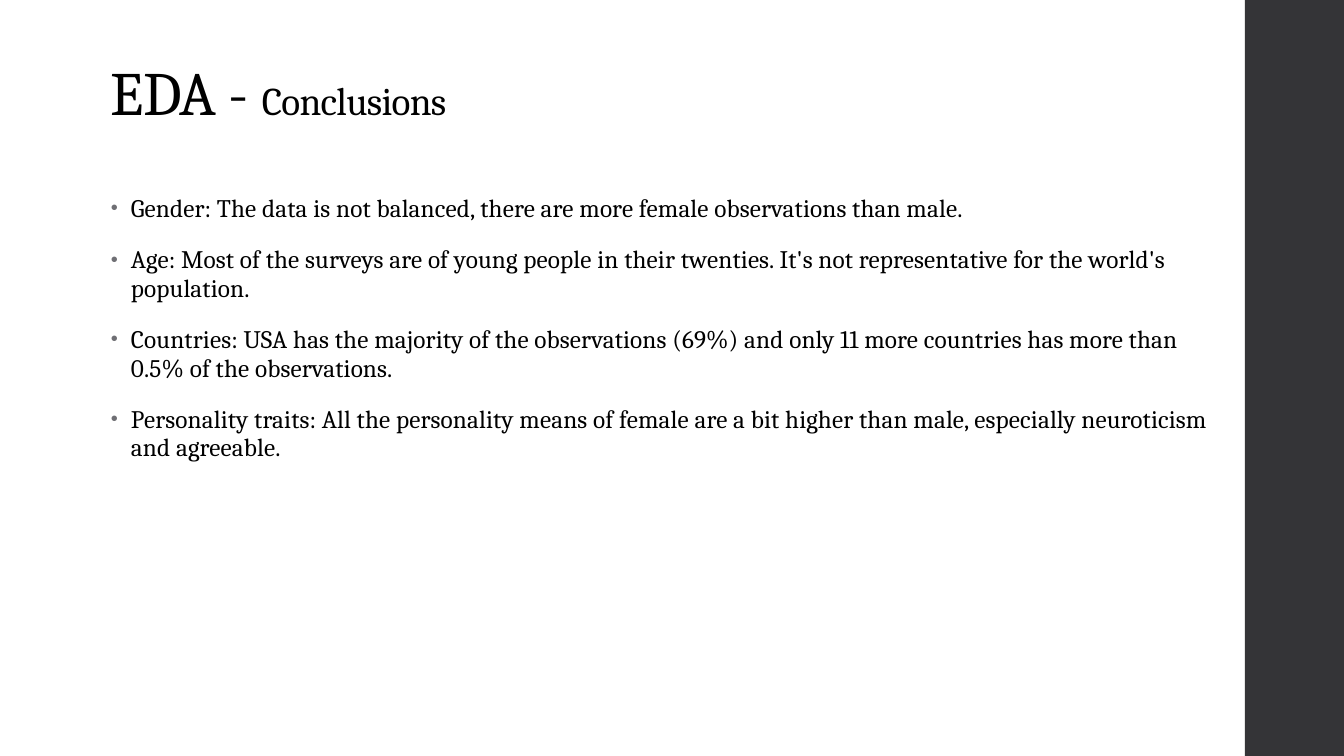
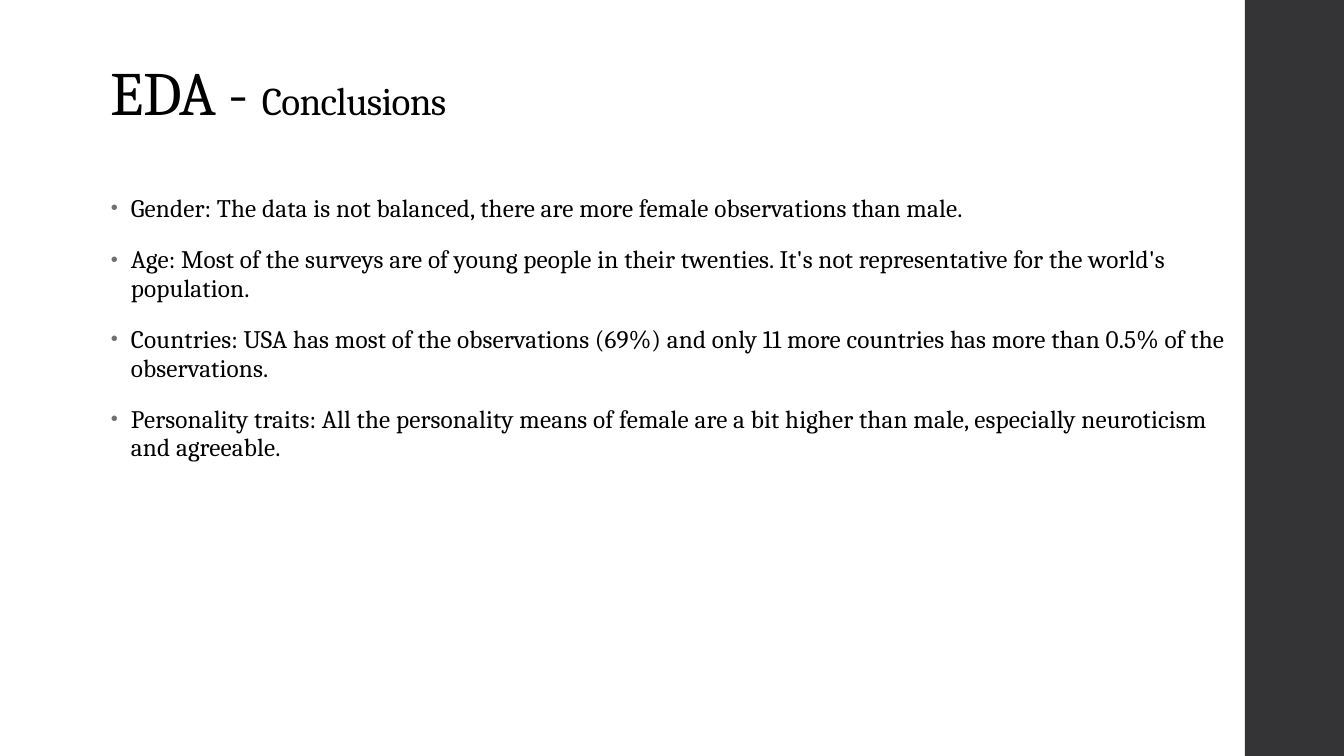
Before and after one commit to efratkohen/Big_five, a slide deck: slide 11 of Classification of the gender of Big five survey.pptx. Drawn at 1344x756 pixels with LibreOffice and Linux fonts; fonts in the diff are those of the drawing. Boxes give left, top, right and bottom in pixels: in the first picture for what was removed or moved away, otherwise in the second. Text is boxed around its words. In the diff, an @@ line names an element or a change of style, - is before the commit and + after.

```diff
--- a/Classification of the gender of Big five survey.pptx
+++ b/Classification of the gender of Big five survey.pptx
@@ text at bbox=[131, 330, 1224, 378]: text changed @@
-• Countries: USA has the majority of the observations (69%) and only 11 more countries has more than 0.5% of the observations.
+• Countries: USA has most of the observations (69%) and only 11 more countries has more than 0.5% of the observations.
```
Also in this commit, not shown: 12 other slides changed.
